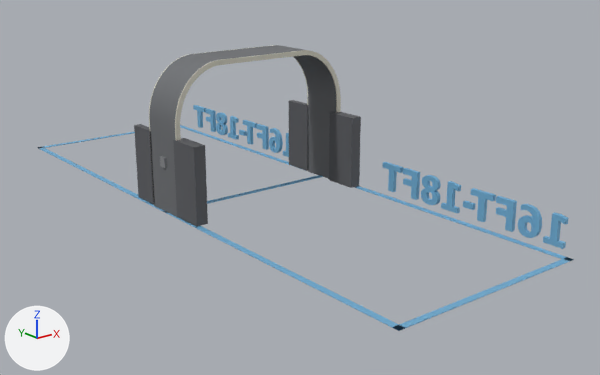
Renders of the glTF model public/colibri-xl.glb from each side of a commit.
Camera for both pictures: a 50 mm lens placed at (-9.45, -7.14, 5.23), pointed at (0.55, 5.37, 0.23). Lighting does not change. The marker at lower left points along +X, +Y and +Z. The first picture is the older version.

In view in the first picture: 'arch_shell', 'arch_trim_front', 'label_far_end', 'label_near_end', 'lane_left', 'lane_near_end', 'lane_right', 'wing_1', 'wing_2', 'wing_3', 'wing_4' and 4 more.
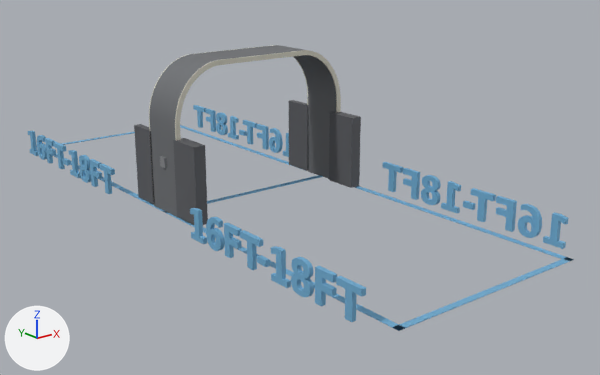
The newer file is also turned or shifted as a whole; pictures and numbers use the older file's frame.

Changed parts and their boxes (x1, y1, x2, y2) in the pictures (600 x 375 px):
'label_near_end_other_side', added (blue): after (190, 208, 366, 322)
'label_far_end_other_side', added (blue): after (28, 131, 115, 194)

Diff of the bpy script that builds the scene:
```diff
--- a/public/colibri-xl.glb.py
+++ b/public/colibri-xl.glb.py
@@ me_label_far_end_other_side @@
+me_label_far_end_other_side.from_pydata(...)  # 350 vertices, 676 faces; spans x -2.37..-2.29, y 1.51..5.91, z 0.0..0.59
+me_label_far_end_other_side.materials.append(mat_material_4)  # blue #76b4db
@@ me_label_near_end_other_side @@
+me_label_near_end_other_side.from_pydata(...)  # 350 vertices, 676 faces; spans x -2.37..-2.29, y -5.91..-1.51, z 0.0..0.59
+me_label_near_end_other_side.materials.append(mat_material_4)  # blue #76b4db
@@ ob_label_far_end_other_side @@
+ob_label_far_end_other_side = bpy.data.objects.new('label_far_end_other_side', me_label_far_end_other_side)
+ob_label_far_end_other_side.location = (0.0, 6.3, 0.0)
@@ ob_label_near_end_other_side @@
+ob_label_near_end_other_side = bpy.data.objects.new('label_near_end_other_side', me_label_near_end_other_side)
+ob_label_near_end_other_side.location = (0.0, 6.3, 0.0)
```
